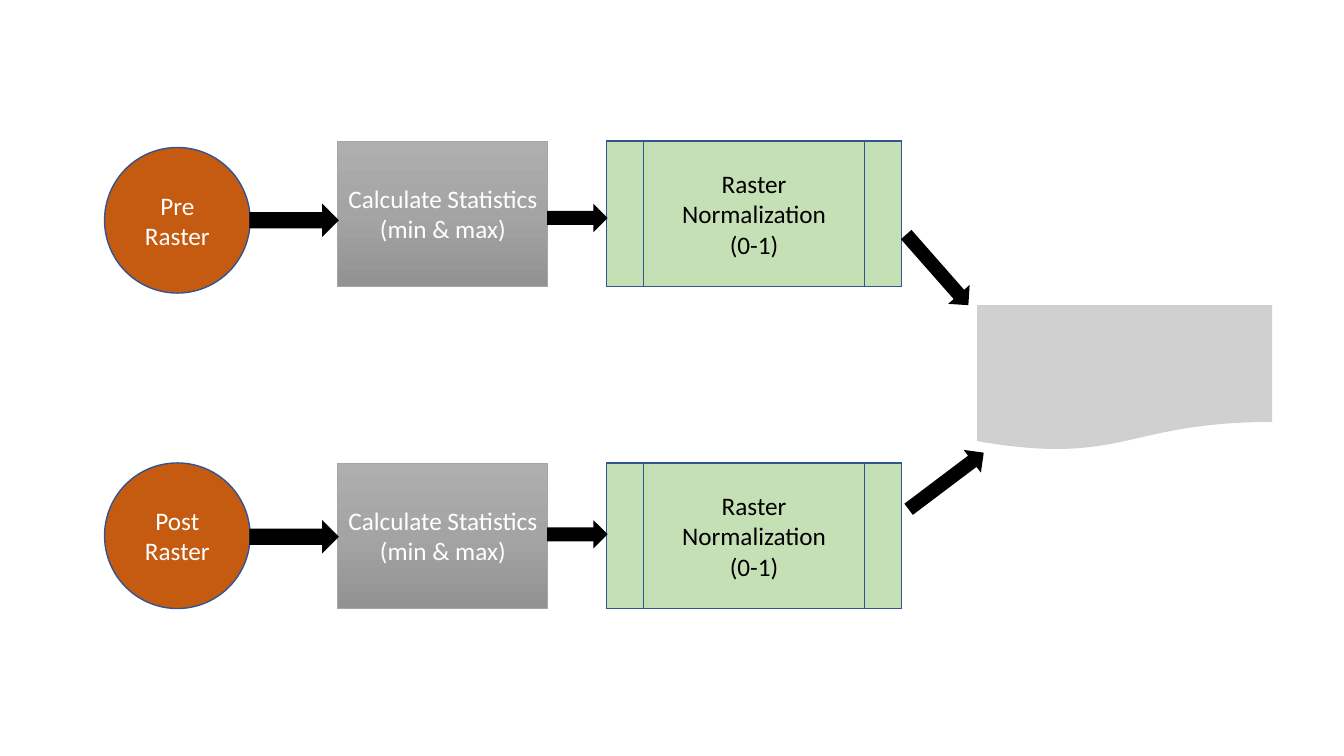
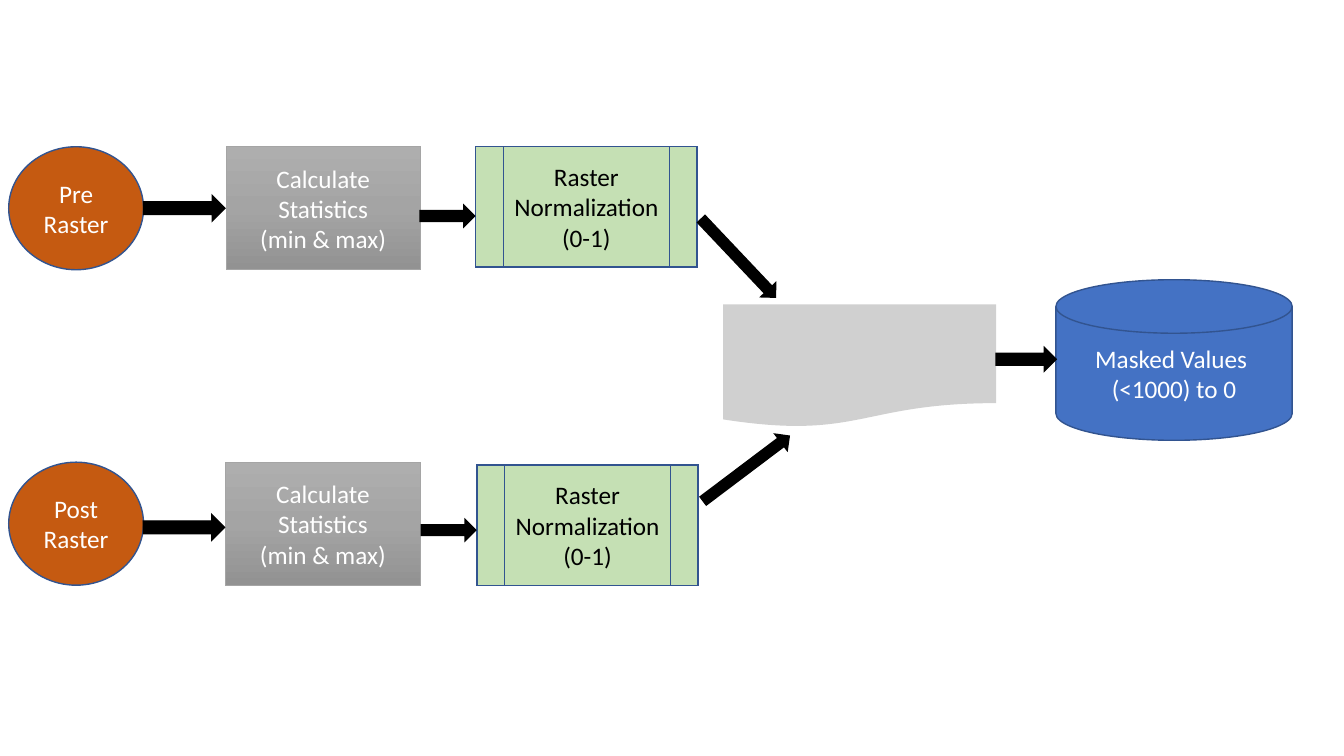
Before and after one commit to waleed-gis/arcpy-tools, a slide deck: slide 1 of material/perchange/meth.pptx. Drawn at 1344x756 pixels with LibreOffice and Linux fonts; fonts in the diff are those of the drawing; grey boxes stand for pictures. Boxes give left, top, right and bottom in pixels: in the first picture for what was removed or moved away, otherwise in the second. Text is boxed around its words. In the diff, an @@ line names an element or a change of style, - is before the commit and + after.

Commit message:
updated with latest 1000value mask

```diff
--- a/material/perchange/meth.pptx
+++ b/material/perchange/meth.pptx
@@ ellipse "Pre": place and size @@
-ellipse "Pre" at [105, 147, 250, 292]
+ellipse "Pre" at [9, 147, 144, 270]
@@ rectangle "Calculate Statistics": place and size @@
-rectangle "Calculate Statistics" at [338, 141, 547, 286]
+rectangle "Calculate Statistics" at [226, 147, 420, 270]
@@ flow chart predefined process "Raster Normalization": place and size @@
-flow chart predefined process "Raster Normalization" at [607, 141, 902, 286]
+flow chart predefined process "Raster Normalization" at [476, 147, 697, 267]
@@ right arrow: place and size @@
-right arrow at [250, 206, 338, 236]
+right arrow at [143, 196, 225, 221]
@@ right arrow: place and size @@
-right arrow at [548, 206, 607, 231]
+right arrow at [420, 206, 475, 227]
@@ right arrow at [694, 212, 783, 304]: rotation 48 to 46 degrees @@
@@ cylinder added at [1057, 279, 1293, 440], fill #4472C4, outline #325491 1 pt, 18 pt, text #FFFFFF @@
+Masked Values
+(<1000) to 0
@@ picture added at [723, 304, 996, 427] @@
@@ picture removed at [977, 306, 1272, 451] @@
@@ right arrow added at [996, 348, 1057, 371], fill #000000, outline #000000 1 pt @@
@@ right arrow: place and size @@
-right arrow at [902, 443, 991, 519]
+right arrow at [697, 428, 796, 509]
@@ ellipse "Post": place and size @@
-ellipse "Post" at [105, 463, 250, 608]
+ellipse "Post" at [9, 463, 144, 586]
@@ rectangle "Calculate Statistics": place and size @@
-rectangle "Calculate Statistics" at [338, 463, 547, 608]
+rectangle "Calculate Statistics" at [226, 463, 420, 586]
@@ flow chart predefined process "Raster Normalization": place and size @@
-flow chart predefined process "Raster Normalization" at [607, 463, 902, 608]
+flow chart predefined process "Raster Normalization" at [477, 465, 698, 585]
@@ right arrow: place and size @@
-right arrow at [250, 522, 338, 553]
+right arrow at [143, 515, 225, 540]
@@ right arrow: place and size @@
-right arrow at [548, 522, 607, 547]
+right arrow at [421, 519, 476, 540]
```
Also in this commit, not shown: 1 other file.
